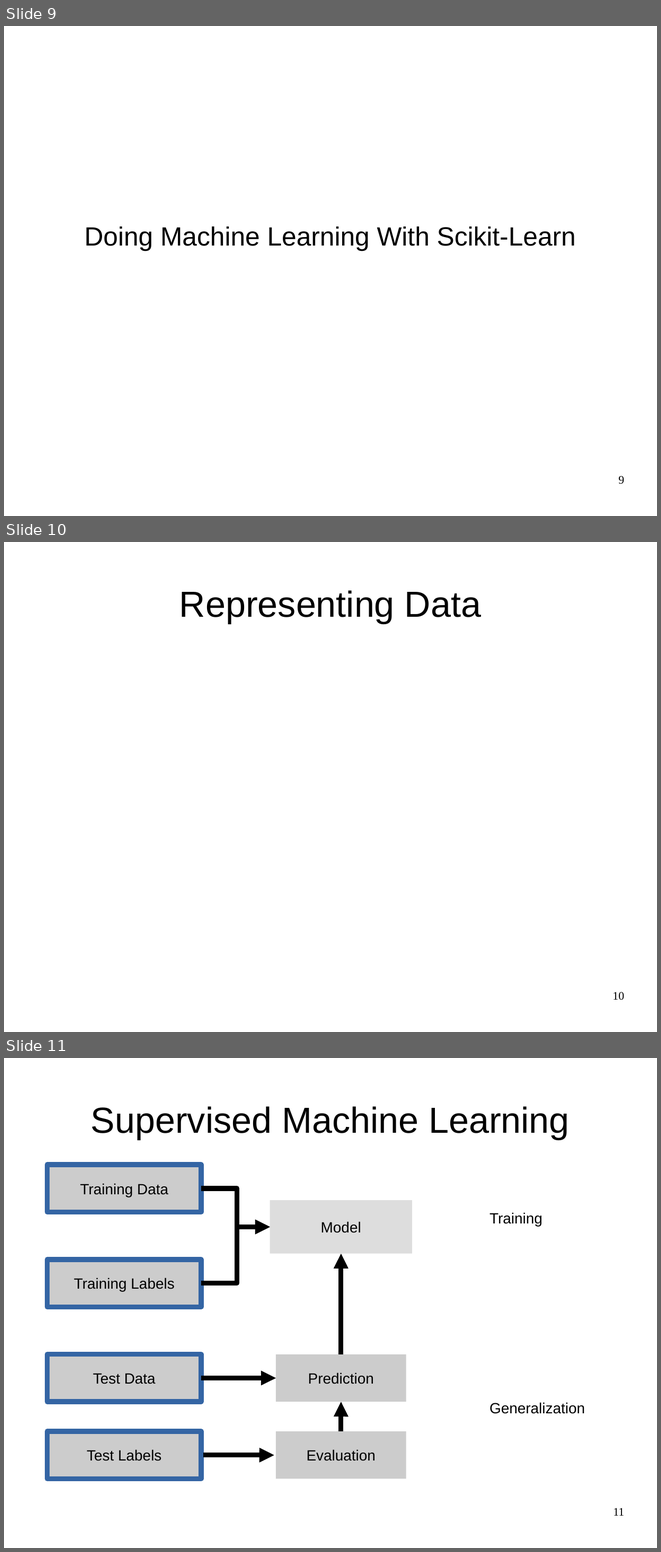
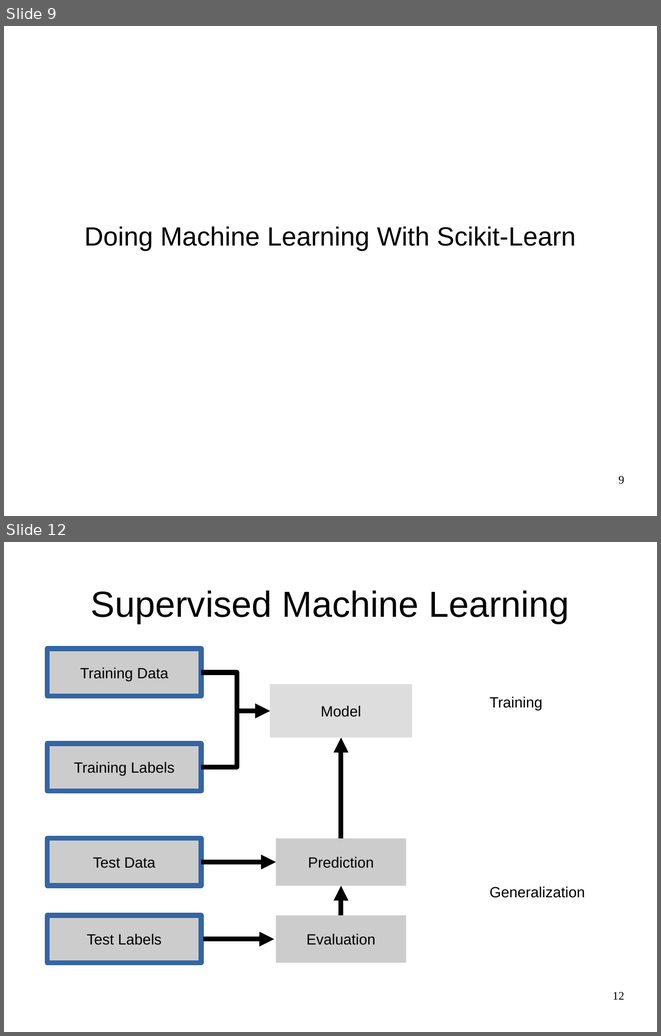
Before and after one commit to amueller/talks_odt, a slide deck: machine-learning-with-scikit-learn - pydata strata nyc 2015 - 45 minutes.odp. Shown one above the other, each under a label of ours: slides 9, 10 and 11 before the commit, slides 9 and 12 after it; the slides between them are not shown. The pictures are 661x1552 and 661x1036 pixels, drawn with LibreOffice and Linux fonts; fonts in the diff are those of the drawing. Boxes give left, top, right and bottom in pixels: in the first picture for what was removed or moved away, otherwise in the second. Text is boxed around its words. In the diff, an @@ line names an element or a change of style, - is before the commit and + after.

```diff
--- a/machine-learning-with-scikit-learn - pydata strata nyc 2015 - 45 minutes.odp
+++ b/machine-learning-with-scikit-learn - pydata strata nyc 2015 - 45 minutes.odp
@@ slide 10 removed at [4, 542, 657, 1032], background #FFFFFF @@
@@ title removed at [179, 590, 481, 623] @@
-Representing Data
@@ page number removed at [612, 991, 624, 1000] @@
-10
@@ what was slide 11 is now slide 12 @@
@@ page number at [612, 991, 624, 999]: text changed @@
-11
+12
```
Also in this commit, not shown: 8 slides changed, 3 slides added, 1 other slide removed.
